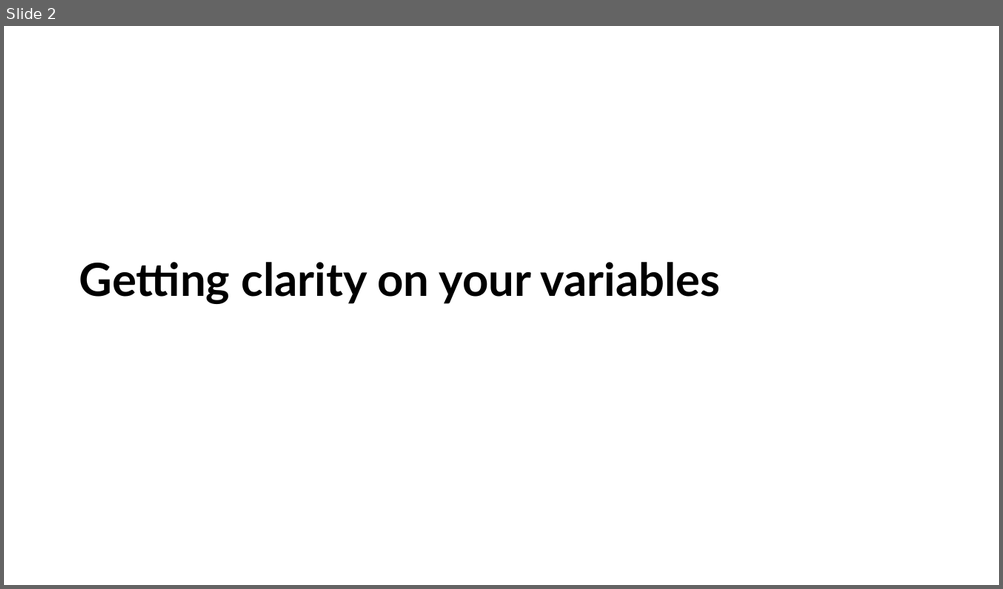
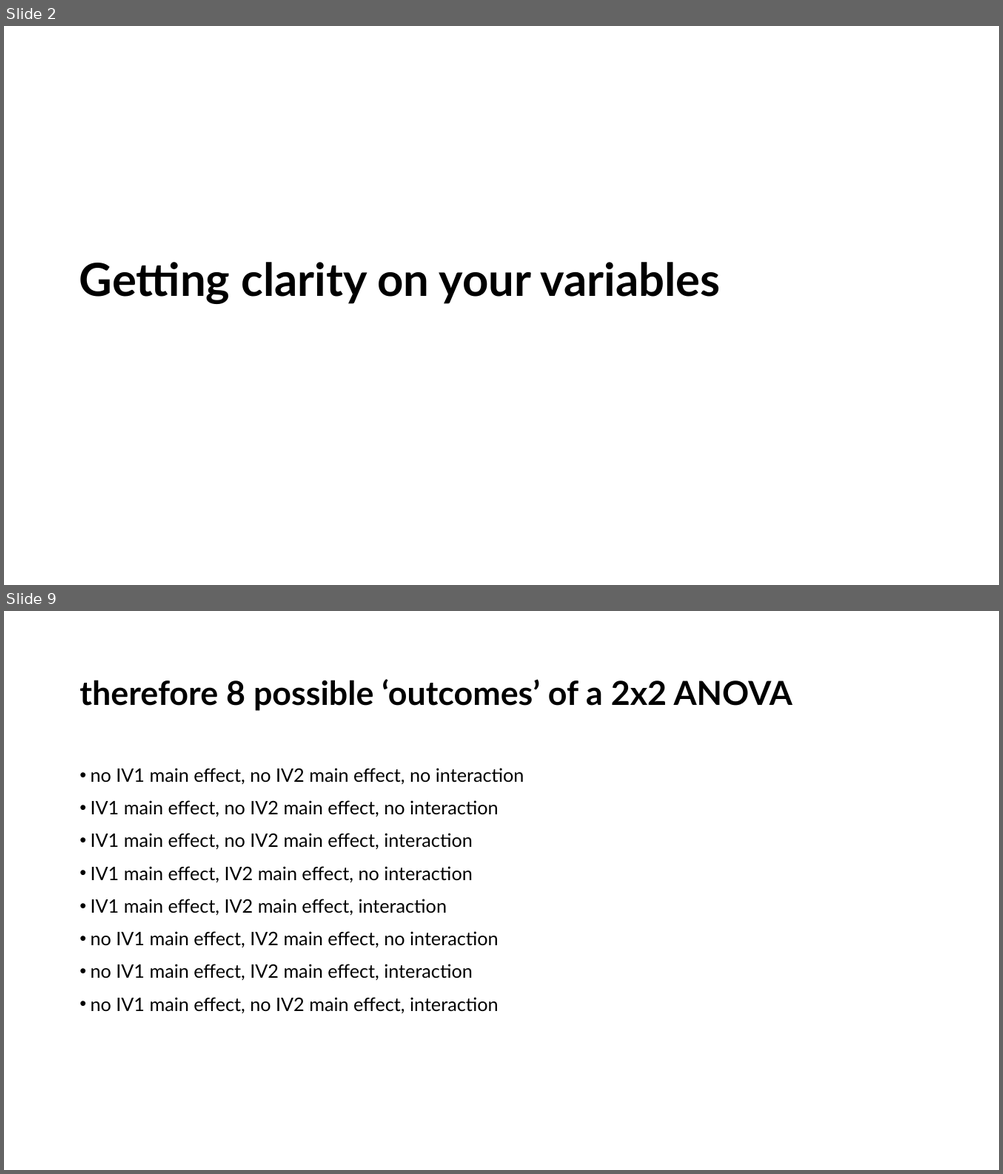
Before and after one commit to LittleMonkeyLab/PS52007Dslides, a slide deck: _site/labs/Lab04/Lab04.pptx. Shown one above the other, each under a label of ours: slide 2 before the commit, slides 2 and 9 after it; the slides between them are not shown. The pictures are 1003x589 and 1003x1174 pixels, drawn with LibreOffice and Linux fonts; fonts in the diff are those of the drawing; background and template pictures are left out. Boxes give left, top, right and bottom in pixels: in the first picture for what was removed or moved away, otherwise in the second. Text is boxed around its words. In the diff, an @@ line names an element or a change of style, - is before the commit and + after.

```diff
--- a/_site/labs/Lab04/Lab04.pptx
+++ b/_site/labs/Lab04/Lab04.pptx
@@ slide 9 added at bbox=[4, 611, 999, 1170], background #FFFFFF @@
@@ title added at bbox=[79, 679, 792, 711], 32 pt, text #000000, bold @@
+therefore 8 possible ‘outcomes’ of a 2x2 ANOVA
@@ text added at bbox=[91, 768, 524, 1014], 18 pt, text #000000 @@
+• no IV1 main effect, no IV2 main effect, no interaction
+• IV1 main effect, no IV2 main effect, no interaction
+• IV1 main effect, no IV2 main effect, interaction
+• IV1 main effect, IV2 main effect, no interaction
+• IV1 main effect, IV2 main effect, interaction
+• no IV1 main effect, IV2 main effect, no interaction
+• no IV1 main effect, IV2 main effect, interaction
+• no IV1 main effect, no IV2 main effect, interaction
```
Also in this commit, not shown: 1 slide changed, 8 other slides added, 33 other files.
